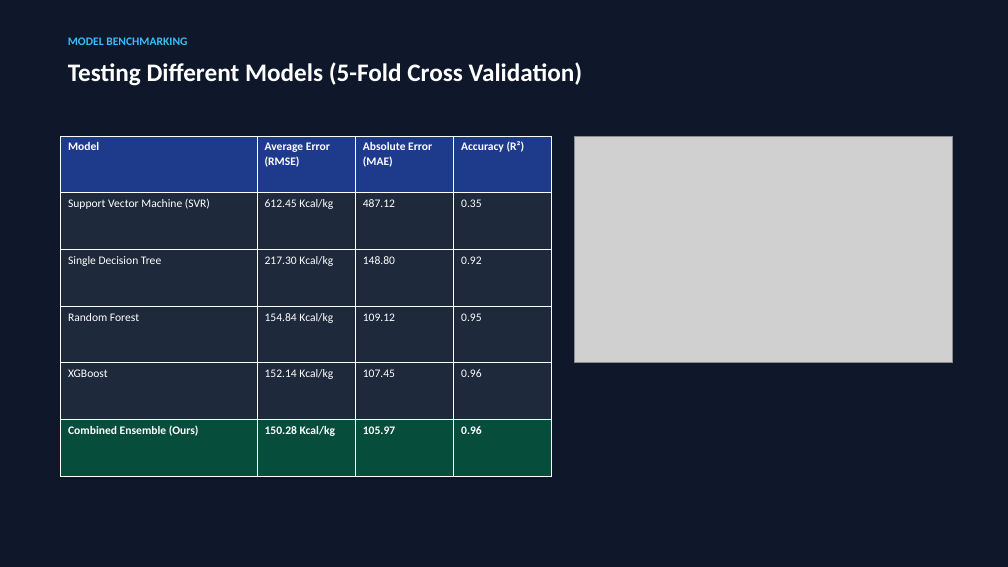
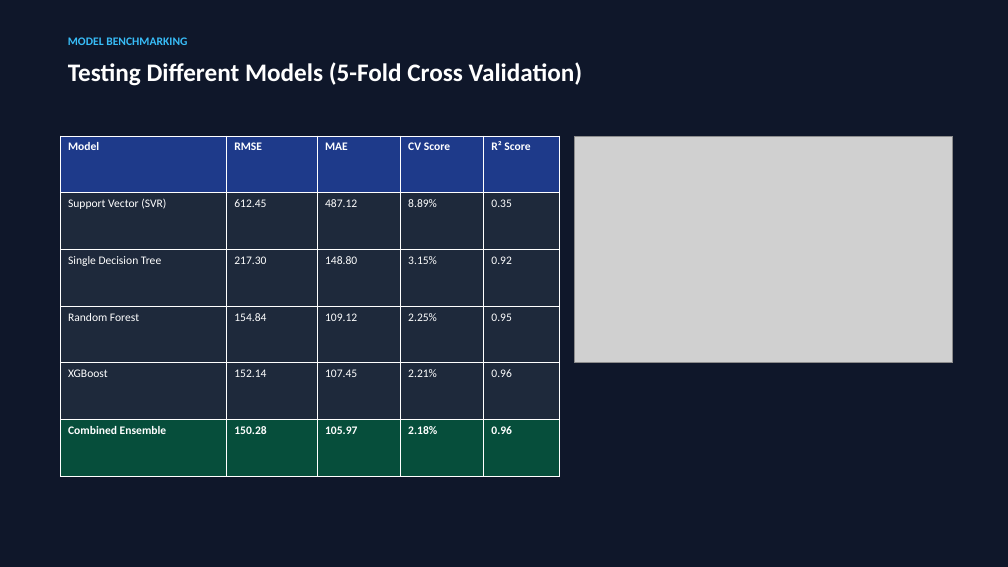
Before and after one commit to anurag-mitti/gcv_predictor, a slide deck: slide 4 of Coal_GCV_Prediction_Presentation.pptx. Drawn at 1008x567 pixels with LibreOffice and Linux fonts; fonts in the diff are those of the drawing; grey boxes stand for pictures. Boxes give left, top, right and bottom in pixels: in the first picture for what was removed or moved away, otherwise in the second. Text is boxed around its words. In the diff, an @@ line names an element or a change of style, - is before the commit and + after.

Commit message:
Explicitly label CV Score on summary slide and benchmarking table

```diff
--- a/Coal_GCV_Prediction_Presentation.pptx
+++ b/Coal_GCV_Prediction_Presentation.pptx
@@ table at bbox=[60, 136, 560, 476] @@
-column 1: Model | Support Vector Machine (SVR) | Single Decision Tree | Random Forest | XGBoost | Combined Ensemble (Ours)
-column 2: Average Error (RMSE) | 612.45 Kcal/kg | 217.30 Kcal/kg | 154.84 Kcal/kg | 152.14 Kcal/kg | 150.28 Kcal/kg
-column 3: Absolute Error (MAE) | 487.12 | 148.80 | 109.12 | 107.45 | 105.97
-column 4: Accuracy (R²) | 0.35 | 0.92 | 0.95 | 0.96 | 0.96
+column 1: Model | Support Vector (SVR) | Single Decision Tree | Random Forest | XGBoost | Combined Ensemble
+column 2: RMSE | 612.45 | 217.30 | 154.84 | 152.14 | 150.28
+column 3: MAE | 487.12 | 148.80 | 109.12 | 107.45 | 105.97
+column 4: CV Score | 8.89% | 3.15% | 2.25% | 2.21% | 2.18%
+column 5: R² Score | 0.35 | 0.92 | 0.95 | 0.96 | 0.96
@@ table: place and size @@
-table at bbox=[60, 136, 552, 476]
+table at bbox=[60, 136, 560, 476]
```
Also in this commit, not shown: 3 other slides changed, 1 other file.
